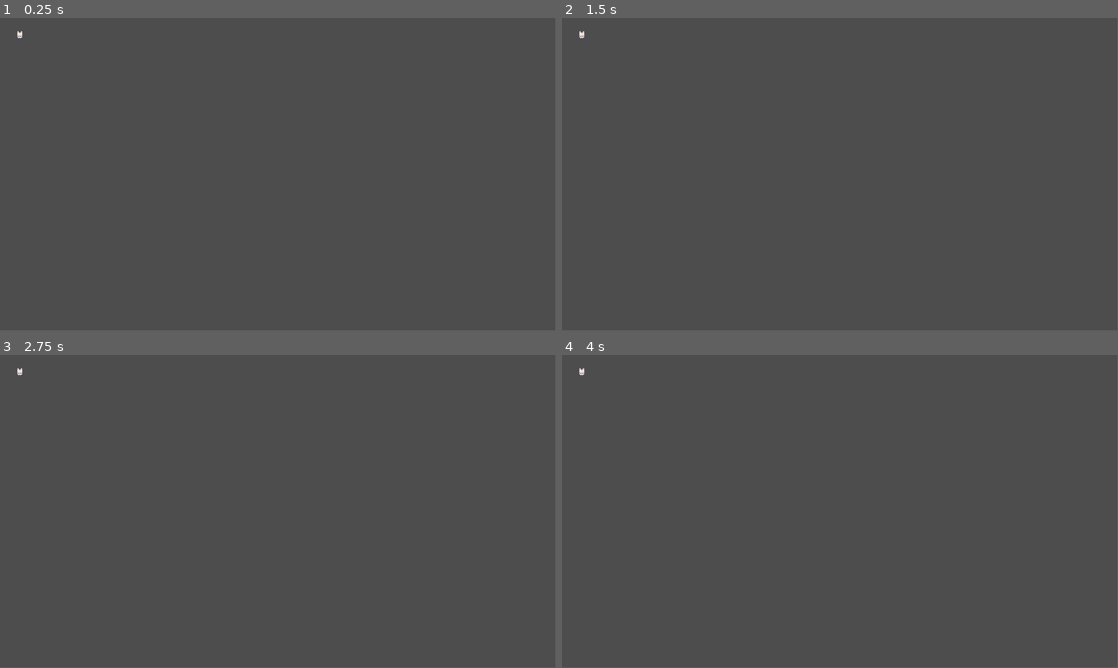
Above: before the commit, frames 1-4 (two rows, left to right).
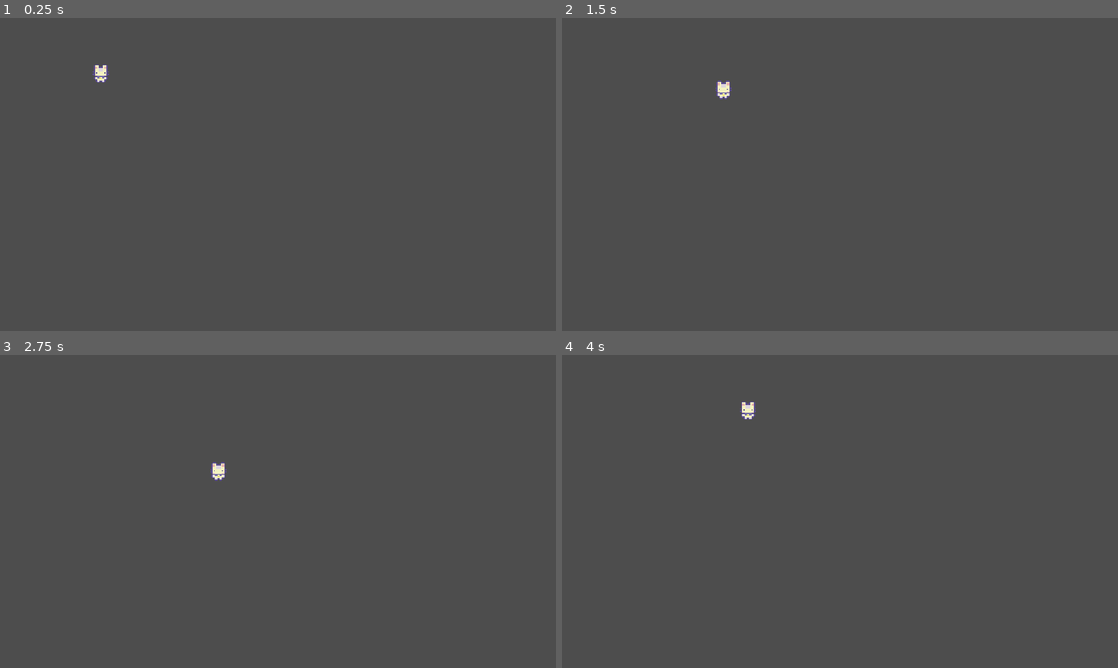
Above: after the commit, the same moments.

Repository: migauth/Bad-Farm
Game: Godot game, scene res://levels/game_level.tscn
The game is run twice, just before and just after one commit, with the same random seed, the same clock (stepped at 60 frames per second) and the same inputs. Before the commit the project has no main scene; this scene is started directly in both runs.
Inputs:
- Up to frame 1 (0.25 s): no input
- Up to frame 2 (1.5 s): tap Enter at 0.5 s; hold D (right, bound only after the commit) 0.53-1.28 s; hold S (down, bound only after the commit) from 1.28 s (still down)
- Up to frame 3 (2.75 s): release S (down, bound only after the commit) at 2.03 s; hold D (right, bound only after the commit) from 2.03 s (still down)
- Up to frame 4 (4 s): release D (right, bound only after the commit) at 2.78 s; hold W (up, bound only after the commit) 2.78-3.53 s; hold A (left, bound only after the commit) from 3.53 s (still down)
In our replay, the window is 799x449 before the commit and 800x450 after it. These sizes can differ from the game's own. Grey fills any space a smaller window leaves; there, only what the larger window draws over its background counts as a difference.

The runs differ from the first frame. In frame 1, 0.2% of the frame differs, in the area x 3-20%, y 4-21%; in frame 2, 0.2%, in the area x 3-31%, y 4-26%; in frame 3, 0.2%; in frame 4, 0.2%.

Commit message:
add player movement and window sizing

Diff:
--- /dev/null
+++ b/characters/CollisionShape2D.gd
@@ -0,0 +1 @@
+extends CollisionShape2D
--- /dev/null
+++ b/characters/player.gd
@@ -0,0 +1,17 @@
+extends CharacterBody2D
+
+@export var move_speed : float = 70
+
+func _physics_process(delta):
+	#Get input velocity
+	var input_direction = Vector2(
+		Input.get_action_strength("right") - Input.get_action_strength("left"),
+		Input.get_action_strength("down") - Input.get_action_strength("up")
+
+	)
+
+	#Update velocity
+	velocity = input_direction * move_speed
+
+	#Move and Slide function uses velocity of character body to move character on map
+	move_and_slide()
--- a/characters/player.tscn
+++ b/characters/player.tscn
@@ -1,10 +1,19 @@
-[gd_scene load_steps=2 format=3 uid="uid://7fg8ii5nb7f3"]
+[gd_scene load_steps=4 format=3 uid="uid://7fg8ii5nb7f3"]
 
 [ext_resource type="Texture2D" uid="uid://ci8g1pgcfsl01" path="res://assets/Sprout Lands - Sprites - Basic pack/Characters/Basic Charakter Spritesheet.png" id="1_6lrh6"]
+[ext_resource type="Script" path="res://characters/player.gd" id="1_u2edk"]
+
+[sub_resource type="RectangleShape2D" id="RectangleShape2D_sgvng"]
+size = Vector2(14, 6)
 
 [node name="PlayerFarmer" type="CharacterBody2D"]
+script = ExtResource("1_u2edk")
 
 [node name="Sprite2D" type="Sprite2D" parent="."]
 texture = ExtResource("1_6lrh6")
 hframes = 4
 vframes = 4
+
+[node name="CollisionShape2D" type="CollisionShape2D" parent="."]
+position = Vector2(0, 5)
+shape = SubResource("RectangleShape2D_sgvng")
--- a/levels/game_level.tscn
+++ b/levels/game_level.tscn
@@ -5,4 +5,4 @@
 [node name="Game_level" type="Node2D"]
 
 [node name="PlayerFarmer" parent="." instance=ExtResource("1_7uwe2")]
-position = Vector2(41, 35)
+position = Vector2(87, 48)
--- a/project.godot
+++ b/project.godot
@@ -11,8 +11,39 @@
 [application]
 
 config/name="Bad-Farm"
+run/main_scene="res://levels/game_level.tscn"
 config/features=PackedStringArray("4.2", "Forward Plus")
 config/icon="res://icon.svg"
+
+[display]
+
+window/size/viewport_width=1920
+window/size/viewport_height=1080
+window/stretch/mode="canvas_items"
+window/stretch/scale=4.0
+
+[input]
+
+right={
+"deadzone": 0.5,
+"events": [Object(InputEventKey,"resource_local_to_scene":false,"resource_name":"","device":0,"window_id":0,"alt_pressed":false,"shift_pressed":false,"ctrl_pressed":false,"meta_pressed":false,"pressed":false,"keycode":0,"physical_keycode":68,"key_label":0,"unicode":0,"echo":false,"script":null)
+]
+}
+left={
+"deadzone": 0.5,
+"events": [Object(InputEventKey,"resource_local_to_scene":false,"resource_name":"","device":-1,"window_id":0,"alt_pressed":false,"shift_pressed":false,"ctrl_pressed":false,"meta_pressed":false,"pressed":false,"keycode":0,"physical_keycode":65,"key_label":0,"unicode":97,"echo":false,"script":null)
+]
+}
+up={
+"deadzone": 0.5,
+"events": [Object(InputEventKey,"resource_local_to_scene":false,"resource_name":"","device":-1,"window_id":0,"alt_pressed":false,"shift_pressed":false,"ctrl_pressed":false,"meta_pressed":false,"pressed":false,"keycode":0,"physical_keycode":87,"key_label":0,"unicode":119,"echo":false,"script":null)
+]
+}
+down={
+"deadzone": 0.5,
+"events": [Object(InputEventKey,"resource_local_to_scene":false,"resource_name":"","device":-1,"window_id":0,"alt_pressed":false,"shift_pressed":false,"ctrl_pressed":false,"meta_pressed":false,"pressed":false,"keycode":0,"physical_keycode":83,"key_label":0,"unicode":115,"echo":false,"script":null)
+]
+}
 
 [rendering]
 
